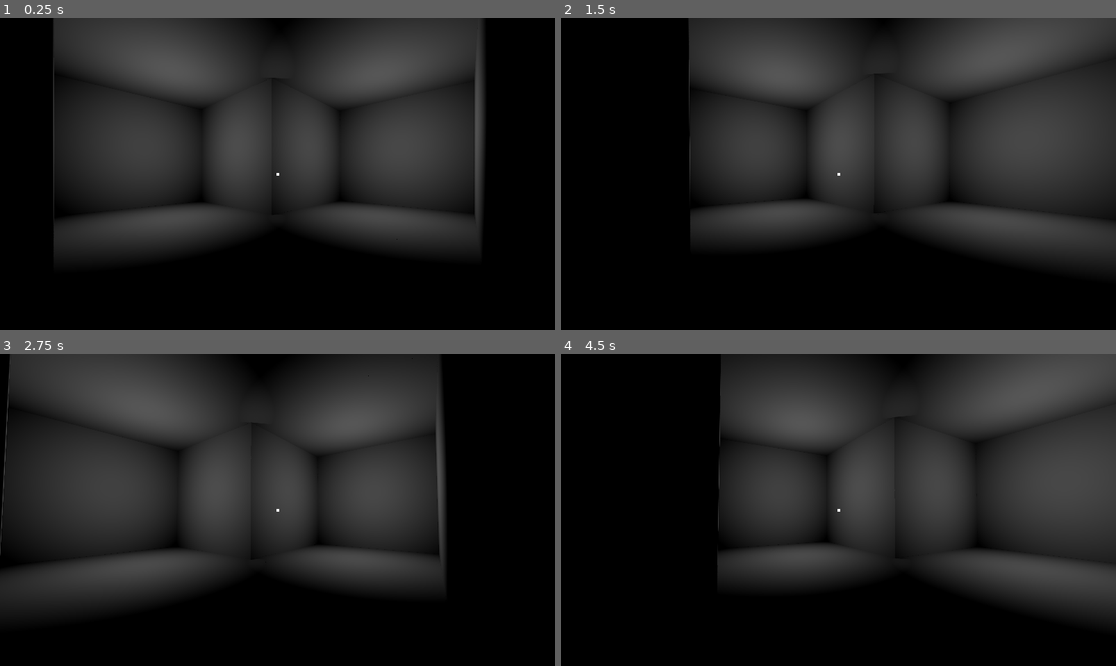
Above: before the commit, frames 1-4 (two rows, left to right).
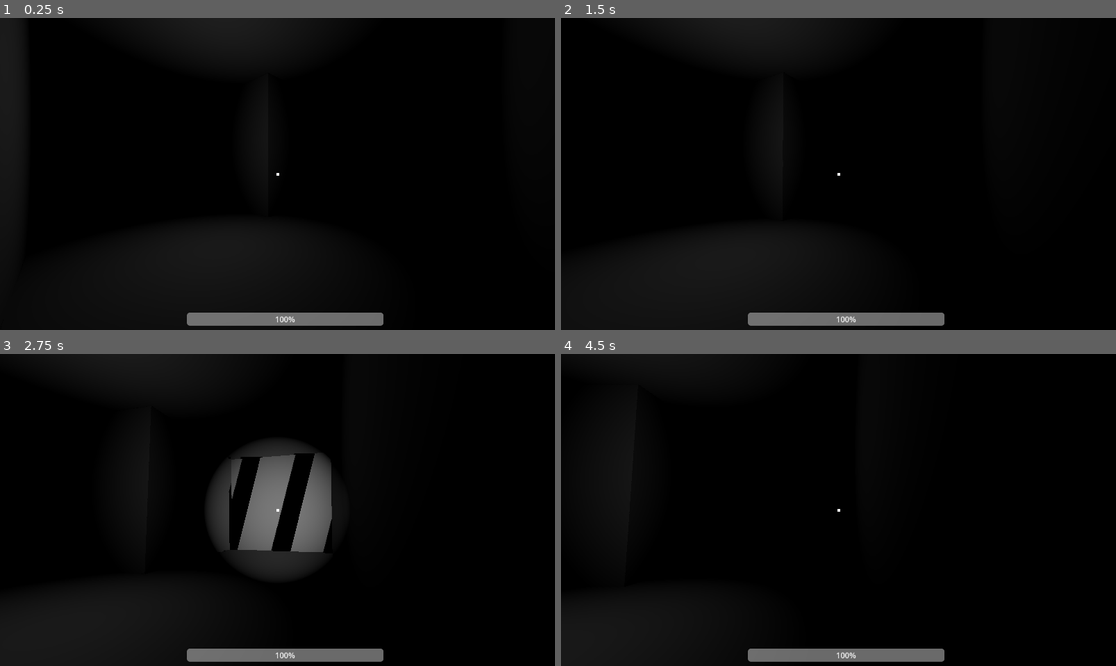
Above: after the commit, the same moments.

Repository: JoshuaSaayo/3-ghosts
Game: Godot game, scene res://main/map.tscn
Two runs of this game, one before a commit and one after it. Both use one fixed random seed, a clock stepped at 60 frames per second and the inputs below.
Inputs (mouse positions are in pixels of both pictures, inside the frame that each line leads up to):
- Up to frame 1 (0.25 s): no input
- Up to frame 2 (1.5 s): tap Enter at 0.5 s; move the mouse to (866, 174) at 0.52 s; tap Alt (alt, bound only after the commit) at 0.6 s; tap F (flash_light, bound only after the commit) at 0.8, 1.35 s; tap Space at 1.25 s; move the mouse to (810, 174) at 1.27 s
- Up to frame 3 (2.75 s): tap Alt (alt, bound only after the commit) at 1.55, 2.1 s; tap Enter at 2 s; move the mouse to (288, 503) at 2.02 s; tap F (flash_light, bound only after the commit) at 2.3 s
- Up to frame 4 (4.5 s): tap Space at 2.75, 4.25 s; move the mouse to (832, 516) at 2.77 s; tap F (flash_light, bound only after the commit) at 2.85, 3.8, 4.35 s; tap Alt (alt, bound only after the commit) at 3.05, 3.6 s; tap Enter at 3.5 s; move the mouse to (877, 513) at 3.52 s; move the mouse to (794, 506) at 4.27 s

The runs differ from the first frame. In frame 1, 51% of the frame differs, in the area x 0-88%, y 0-99%; in frame 2, 51%; in frame 3, 52%, in the area x 0-81%, y 0-99%; in frame 4, 51%.

Commit message:
polish : light

Diff:
--- a/game/flashtheghost/main/map.tscn
+++ b/game/flashtheghost/main/map.tscn
@@ -46,24 +46,16 @@
 mesh = SubResource("BoxMesh_0twea")
 
 [node name="MeshInstance3D3" type="MeshInstance3D" parent="Map"]
-transform = Transform3D(-4.37114e-08, -1, 0, 1, -4.37114e-08, 0, 0, 0, 1, 0.0469284, 22.4842, -49.8945)
+transform = Transform3D(4.37114e-08, 1, -8.74228e-08, 1, -4.37114e-08, 0, -3.82137e-15, -8.74228e-08, -1, 0.0469284, 22.4842, -49.8945)
 mesh = SubResource("BoxMesh_eq2le")
 
 [node name="MeshInstance3D8" type="MeshInstance3D" parent="Map"]
 transform = Transform3D(-4.37114e-08, -1, 0, 1, -4.37114e-08, 0, 0, 0, 1, 49.7868, 22.4842, -24.8786)
 mesh = SubResource("BoxMesh_7ik47")
 
-[node name="MeshInstance3D9" type="MeshInstance3D" parent="Map"]
-transform = Transform3D(-4.37114e-08, -1, 0, 1, -4.37114e-08, 0, 0, 0, 1, 49.7868, 22.4842, -24.8786)
-mesh = SubResource("BoxMesh_7ik47")
-
 [node name="MeshInstance3D10" type="MeshInstance3D" parent="Map"]
 transform = Transform3D(6.2251e-10, 0.0142414, 0.999899, 1, -4.37114e-08, 0, 4.3707e-08, 0.999899, -0.0142414, 2.35893, 22.4842, 24.2817)
 mesh = SubResource("BoxMesh_7ik47")
-
-[node name="MeshInstance3D5" type="MeshInstance3D" parent="Map"]
-transform = Transform3D(-4.37114e-08, -1, 0, 1, -4.37114e-08, 0, 0, 0, 1, 0.0469284, 22.4842, -49.8945)
-mesh = SubResource("BoxMesh_eq2le")
 
 [node name="MeshInstance3D6" type="MeshInstance3D" parent="Map"]
 transform = Transform3D(-4.37114e-08, -1, 0, 1, -4.37114e-08, 0, 0, 0, 1, -49.725, 22.4842, 0.086504)
@@ -80,18 +72,11 @@
 [node name="Character" type="Node3D" parent="."]
 
 [node name="Player" parent="Character" instance=ExtResource("1_0twea")]
-transform = Transform3D(0.729661, 0, 0.683809, 0, 1, 0, -0.683809, 0, 0.729661, 48.1684, 0, 23.471)
+transform = Transform3D(0.729661, 0, 0.683809, 0, 1, 0, -0.683809, 0, 0.729661, 46.6902, 0, 20.3402)
 
 [node name="Lights" type="Node3D" parent="."]
 
-[node name="OmniLight3D" type="OmniLight3D" parent="Lights"]
-transform = Transform3D(1, 0, 0, 0, 1, 0, 0, 0, 1, 26.6095, 25.5085, -48.2328)
-light_energy = 6.778
+[node name="OmniLight3D2" type="OmniLight3D" parent="Lights"]
+transform = Transform3D(1, 0, 0, 0, 1, 0, 0, 0, 1, 11.8571, 25.5085, -0.509079)
 shadow_enabled = true
 omni_range = 46.7417
-
-[node name="OmniLight3D2" type="OmniLight3D" parent="Lights"]
-transform = Transform3D(1, 0, 0, 0, 1, 0, 0, 0, 1, -20.4462, 25.5085, -0.509079)
-light_energy = 6.778
-shadow_enabled = true
-omni_range = 46.7417
--- a/game/flashtheghost/main/player.gd
+++ b/game/flashtheghost/main/player.gd
@@ -8,7 +8,9 @@
 @export var max_pitch = 20.0 # degrees
 
 @onready var walk_sound: AudioStreamPlayer3D = $Walk
-
+@onready var flashlight_hit_box: Area3D = $CameraPivot/Camera3D/Flaslight/FlashlightHitBox
+@onready var flaslight: SpotLight3D = $CameraPivot/Camera3D/Flaslight
+@onready var battery_life_timer: Timer = %BatteryLifeTimer
 
 var gravity = ProjectSettings.get_setting("physics/3d/default_gravity")
 var current_speed = 0.0
@@ -26,13 +28,17 @@
 @onready var camera = $CameraPivot/Camera3D
 
 func _ready():
-	# Hide and capture mouse
+	flash_light_toggle(false)
 	Input.set_mouse_mode(Input.MOUSE_MODE_CAPTURED)
+	connect_globals_signal()
+
+func connect_globals_signal() -> void:
+	Globals.empty_battery.connect(flash_light_toggle.bind(false))
 
 func _input(event):
+	flash_light_control()
 	if event is InputEventMouseMotion and Input.get_mouse_mode() == Input.MOUSE_MODE_CAPTURED:
 		# Horizontal rotation (left/right)
-		print(deg_to_rad(rotation.y))
 		rotate_y(deg_to_rad(-event.relative.x * mouse_sensitivity))
 		rotation.y = clamp(rotation.y, deg_to_rad(0), deg_to_rad(90))
 
@@ -40,12 +46,32 @@
 		camera_pivot.rotate_x(deg_to_rad(-event.relative.y * mouse_sensitivity))
 		camera_pivot.rotation.x = clamp(camera_pivot.rotation.x, deg_to_rad(-max_pitch), deg_to_rad(max_pitch))
 
-	#if Input.is_action_just_pressed("alt"):
-		#if Input.get_mouse_mode() == Input.MOUSE_MODE_CAPTURED:
-			#Input.set_mouse_mode(Input.MOUSE_MODE_VISIBLE)
-		#else:
-			#Input.set_mouse_mode(Input.MOUSE_MODE_CAPTURED)
+	if Input.is_action_just_pressed("alt"):
+		if Input.get_mouse_mode() == Input.MOUSE_MODE_CAPTURED:
+			Input.set_mouse_mode(Input.MOUSE_MODE_VISIBLE)
+		else:
+			Input.set_mouse_mode(Input.MOUSE_MODE_CAPTURED)
 
+func flash_light_life() -> void:
+	if flaslight.visible and Globals.flash_ligt_life > 0:
+		Globals.set_flash_ligt_life(Globals.flash_ligt_life - 1)
+
+func flash_light_control() -> void:
+	if Input.is_action_just_pressed("flash_light"):
+		flash_light_toggle()
+
+func flash_light_toggle(force = null) -> void:
+	var visibility : bool = !flaslight.visible
+
+	if force != null:
+		visibility = force
+
+	flaslight.visible = visibility
+
+	if visibility:
+		battery_life_timer.start()
+	else:
+		battery_life_timer.stop()
 
 func play_walk(play) -> void:
 	if play and !walk_sound.playing:
@@ -54,3 +80,6 @@
 	elif !play:
 		walk_sound.stop()
 		return
+
+func _on_battery_life_timer_timeout() -> void:
+	flash_light_life()
--- a/game/flashtheghost/main/player.tscn
+++ b/game/flashtheghost/main/player.tscn
@@ -1,11 +1,16 @@
-[gd_scene load_steps=4 format=3 uid="uid://bl0s82uug2re7"]
+[gd_scene load_steps=6 format=3 uid="uid://bl0s82uug2re7"]
 
 [ext_resource type="Script" uid="uid://bcqw8nq0jex86" path="res://main/player.gd" id="1_ntxbt"]
+[ext_resource type="Script" uid="uid://c7jlbxgyh3xnq" path="res://main/pov.gd" id="2_ab3tm"]
 
 [sub_resource type="CapsuleMesh" id="CapsuleMesh_ntxbt"]
 
 [sub_resource type="CapsuleShape3D" id="CapsuleShape3D_ntxbt"]
 height = 7.59416
+
+[sub_resource type="CapsuleShape3D" id="CapsuleShape3D_ou4ca"]
+radius = 43.9845
+height = 534.341
 
 [node name="Player" type="CharacterBody3D"]
 floor_stop_on_slope = false
@@ -26,6 +31,20 @@
 
 [node name="Camera3D" type="Camera3D" parent="CameraPivot"]
 
+[node name="Flaslight" type="SpotLight3D" parent="CameraPivot/Camera3D"]
+transform = Transform3D(1, 0, 0, 0, 1, 0, 0, 0, 1, 0, -0.0220985, 0)
+shadow_enabled = true
+shadow_bias = 1.0
+spot_range = 508.519
+spot_attenuation = 0.1
+spot_angle = 20.0
+
+[node name="FlashlightHitBox" type="Area3D" parent="CameraPivot/Camera3D/Flaslight"]
+
+[node name="CollisionShape3D" type="CollisionShape3D" parent="CameraPivot/Camera3D/Flaslight/FlashlightHitBox"]
+transform = Transform3D(1, 0, 0, 0, -4.37114e-08, -1, 0, 1, -4.37114e-08, 0, 0, -262.997)
+shape = SubResource("CapsuleShape3D_ou4ca")
+
 [node name="POV" type="Control" parent="."]
 layout_mode = 3
 anchors_preset = 15
@@ -33,6 +52,7 @@
 anchor_bottom = 1.0
 grow_horizontal = 2
 grow_vertical = 2
+script = ExtResource("2_ab3tm")
 
 [node name="ColorRect" type="ColorRect" parent="POV"]
 layout_mode = 1
@@ -48,5 +68,17 @@
 grow_horizontal = 2
 grow_vertical = 2
 
+[node name="Battery" type="ProgressBar" parent="POV"]
+layout_mode = 0
+offset_left = 388.0
+offset_top = 612.0
+offset_right = 796.0
+offset_bottom = 639.0
+
 [node name="Walk" type="AudioStreamPlayer3D" parent="."]
 volume_db = 80.0
+
+[node name="BatteryLifeTimer" type="Timer" parent="."]
+unique_name_in_owner = true
+
+[connection signal="timeout" from="BatteryLifeTimer" to="." method="_on_battery_life_timer_timeout"]
--- /dev/null
+++ b/game/flashtheghost/main/pov.gd
@@ -0,0 +1,10 @@
+extends Control
+
+@onready var battery: ProgressBar = $Battery
+
+func _process(delta: float) -> void:
+	display_battery()
+
+func display_battery() -> void:
+	if Globals.flash_ligt_life > -1:
+		battery.value = Globals.flash_ligt_life
--- a/game/flashtheghost/project.godot
+++ b/game/flashtheghost/project.godot
@@ -15,9 +15,26 @@
 config/features=PackedStringArray("4.4", "Forward Plus")
 config/icon="res://icon.svg"
 
+[autoload]
+
+Globals="*res://singleton/globals.tscn"
+
 [editor_plugins]
 
 enabled=PackedStringArray()
+
+[input]
+
+flash_light={
+"deadzone": 0.2,
+"events": [Object(InputEventKey,"resource_local_to_scene":false,"resource_name":"","device":-1,"window_id":0,"alt_pressed":false,"shift_pressed":false,"ctrl_pressed":false,"meta_pressed":false,"pressed":false,"keycode":0,"physical_keycode":70,"key_label":0,"unicode":102,"location":0,"echo":false,"script":null)
+]
+}
+alt={
+"deadzone": 0.2,
+"events": [Object(InputEventKey,"resource_local_to_scene":false,"resource_name":"","device":-1,"window_id":0,"alt_pressed":false,"shift_pressed":false,"ctrl_pressed":false,"meta_pressed":false,"pressed":false,"keycode":0,"physical_keycode":4194328,"key_label":0,"unicode":0,"location":0,"echo":false,"script":null)
+]
+}
 
 [plugins]
 
--- /dev/null
+++ b/game/flashtheghost/singleton/globals.gd
@@ -0,0 +1,13 @@
+extends Node
+
+signal empty_battery
+
+var flash_ligt_life : int = 100
+var flash_ligt_max_life: int = 100
+
+
+func set_flash_ligt_life(value : int) -> void:
+	flash_ligt_life = value
+
+	if flash_ligt_life <= 0:
+		emit_signal("empty_battery")
--- /dev/null
+++ b/game/flashtheghost/singleton/globals.tscn
@@ -0,0 +1,6 @@
+[gd_scene load_steps=2 format=3 uid="uid://dqga3b65bspw3"]
+
+[ext_resource type="Script" uid="uid://281pjuhv0u5p" path="res://singleton/globals.gd" id="1_0apcd"]
+
+[node name="Globals" type="Node"]
+script = ExtResource("1_0apcd")
Not shown, added: game/flashtheghost/main/pov.gd.uid
Not shown, added: game/flashtheghost/singleton/globals.gd.uid
